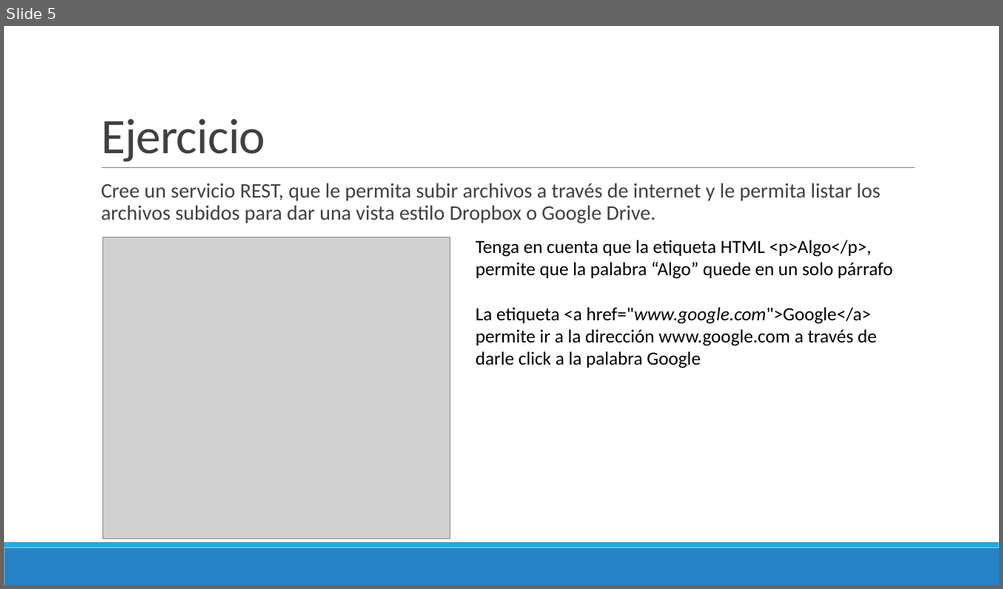
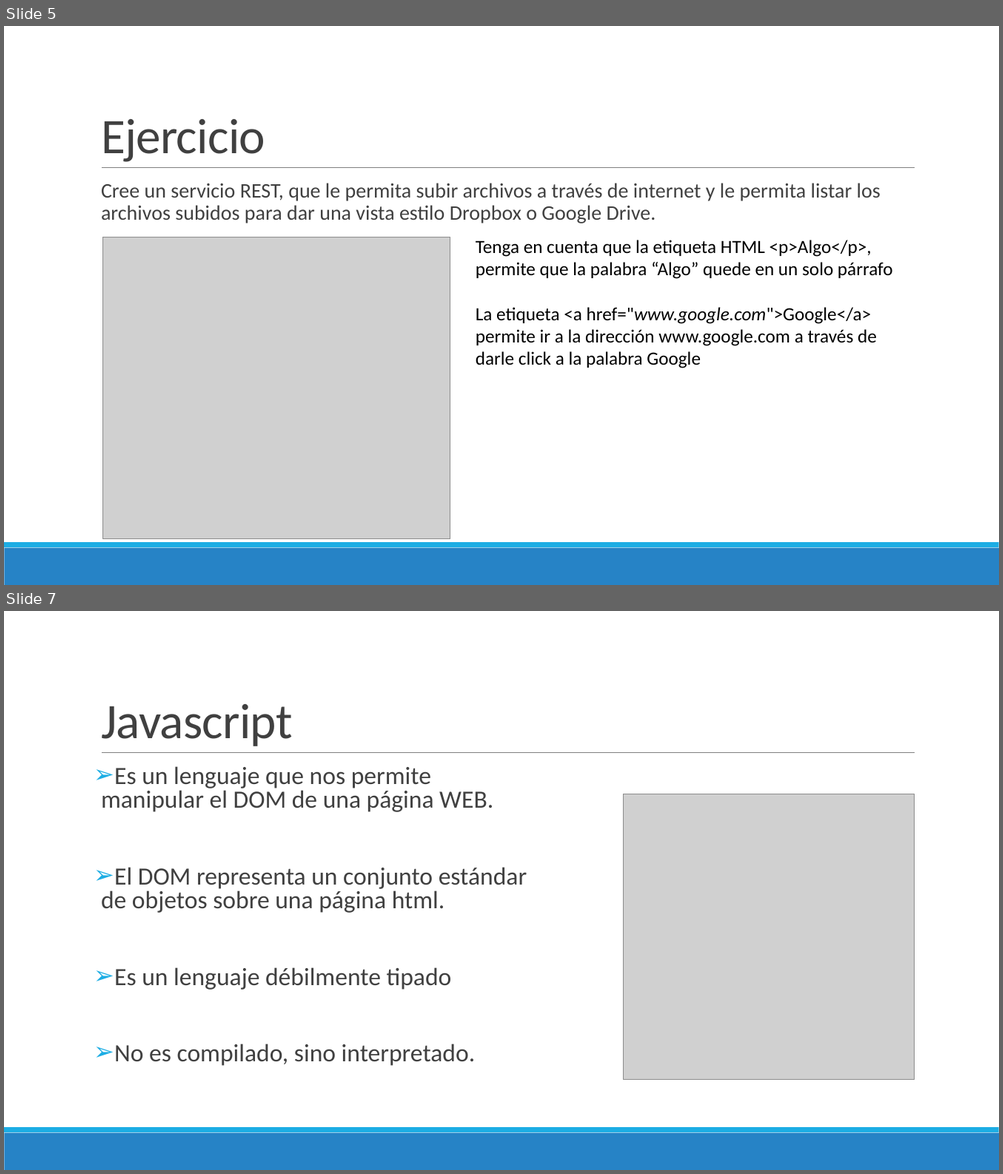
Before and after one commit to Domiciano/ProgramacionEnRed191, a slide deck: Semana 15/Presentación.pptx. Shown one above the other, each under a label of ours: slide 5 before the commit, slides 5 and 7 after it; the slides between them are not shown. The pictures are 1003x589 and 1003x1174 pixels, drawn with LibreOffice and Linux fonts; fonts in the diff are those of the drawing; grey boxes stand for pictures. Boxes give left, top, right and bottom in pixels: in the first picture for what was removed or moved away, otherwise in the second. Text is boxed around its words. In the diff, an @@ line names an element or a change of style, - is before the commit and + after.

```diff
--- a/Semana 15/Presentación.pptx
+++ b/Semana 15/Presentación.pptx
@@ slide 7 added at (4, 611, 999, 1170), background #FFFFFF; not listed: 3 template elements that a slide beside it also shows @@
@@ title added at (101, 704, 293, 746), 48 pt, text #404040 @@
+Javascript
@@ text added at (101, 766, 526, 1066), 24 pt, text #404040 @@
+➢ Es un lenguaje que nos permite manipular el DOM de una página WEB.
+➢ El DOM representa un conjunto estándar de objetos sobre una página html.
+➢ Es un lenguaje débilmente tipado
+➢ No es compilado, sino interpretado.
@@ picture added at (623, 794, 914, 1079) @@
```
Also in this commit, not shown: 12 other slides added.
